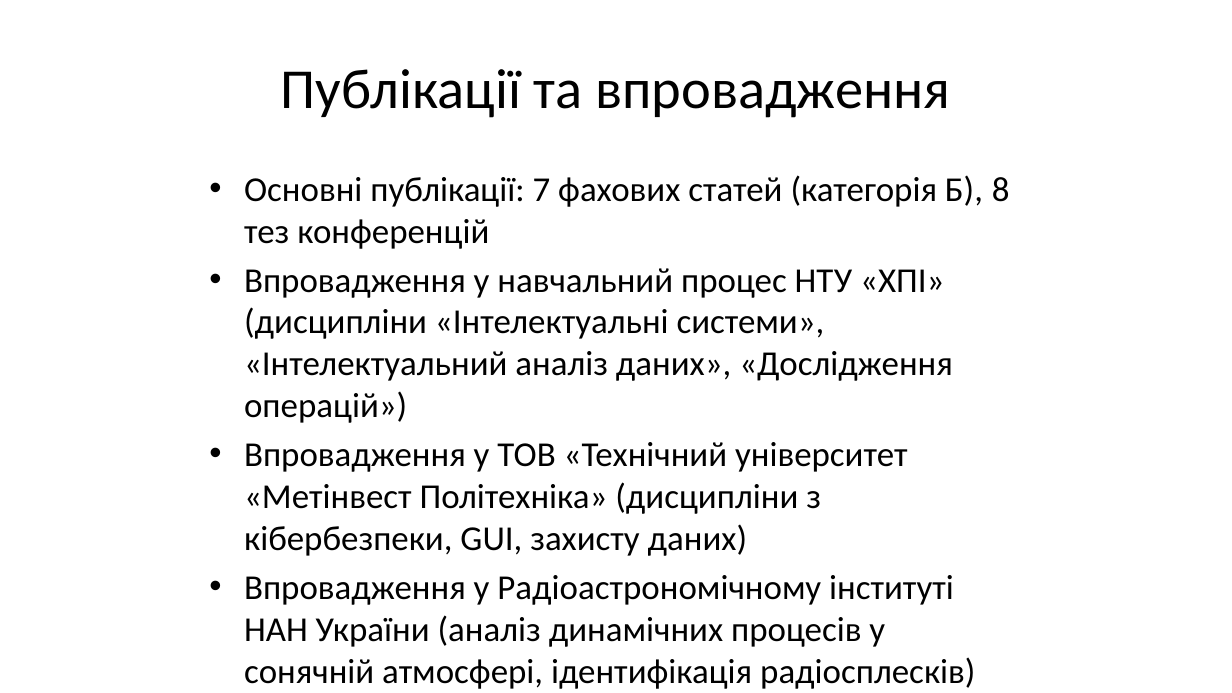
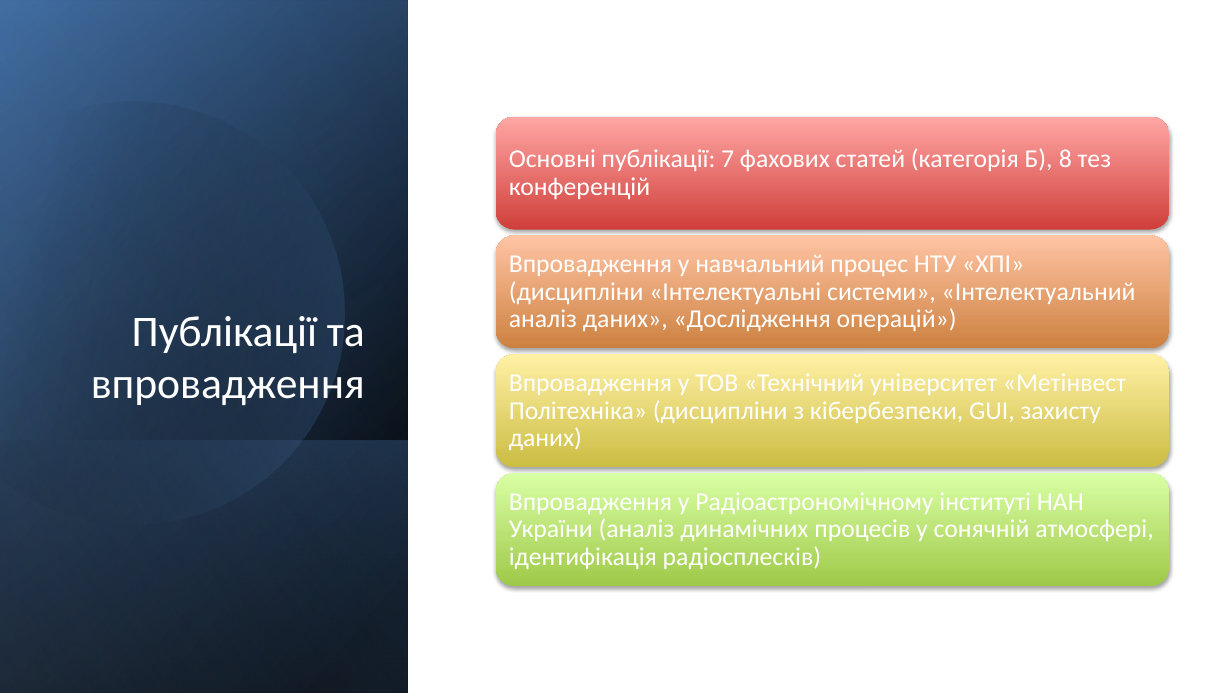
Before and after one commit to ly0wenka/dis_f, a slide deck: slide 37 of dissertation_Kondratov_full_37slides.pptx. Drawn at 1232x693 pixels with LibreOffice and Linux fonts; fonts in the diff are those of the drawing. Boxes give left, top, right and bottom in pixels: in the first picture for what was removed or moved away, otherwise in the second. Text is boxed around its words. In the diff, an @@ line names an element or a change of style, - is before the commit and + after.

```diff
--- a/dissertation_Kondratov_full_37slides.pptx
+++ b/dissertation_Kondratov_full_37slides.pptx
@@ rectangle added at [0,0,409,693], fill gradient #000000 to #376092 @@
@@ rectangle added at [0,1,409,693], fill gradient #000000 to #4F81BD @@
@@ rectangle added at [0,0,409,693], fill gradient #000000 to #95B3D7 @@
@@ freeform shape added at [0,52,395,567], fill gradient #000000 to #4F81BD @@
@@ title "Публікації та впровадження": place and size @@
-title "Публікації та впровадження" at [281,69,950,118]
+title "Публікації та впровадження" at [91,316,365,405]
@@ title "Публікації та впровадження" at [91,316,365,405]: size 44 to 34 pt, text colour #000000 to #FFFFFF; alignment centre to right; vertical alignment middle to bottom @@
@@ text removed at [244,175,1010,689] @@
-• Основні публікації: 7 фахових статей (категорія Б), 8 тез конференцій
-• Впровадження у навчальний процес НТУ «ХПІ» (дисципліни «Інтелектуальні системи», «Інтелектуальний аналіз даних», «Дослідження операцій»)
-• Впровадження у ТОВ «Технічний університет «Метінвест Політехніка» (дисципліни з кібербезпеки, GUI, захисту даних)
-• Впровадження у Радіоастрономічному інституті НАН України (аналіз динамічних процесів у сонячній атмосфері, ідентифікація радіосплесків)
@@ rectangle added at [0,440,409,693], fill gradient #4F81BD to #000000 @@
@@ group added at [495,116,1169,586]: 4 rounded rectangles, 4 texts @@
+Основні публікації: 7 фахових статей (категорія Б), 8 тез конференцій
+Впровадження у навчальний процес НТУ «ХПІ» (дисципліни «Інтелектуальні системи», «Інтелектуальний аналіз даних», «Дослідження операцій»)
+Впровадження у ТОВ «Технічний університет «Метінвест Політехніка» (дисципліни з кібербезпеки, GUI, захисту даних)
+Впровадження у Радіоастрономічному інституті НАН України (аналіз динамічних процесів у сонячній атмосфері, ідентифікація радіосплесків)
```
Also in this commit, not shown: 36 other slides changed, 1 other file.
